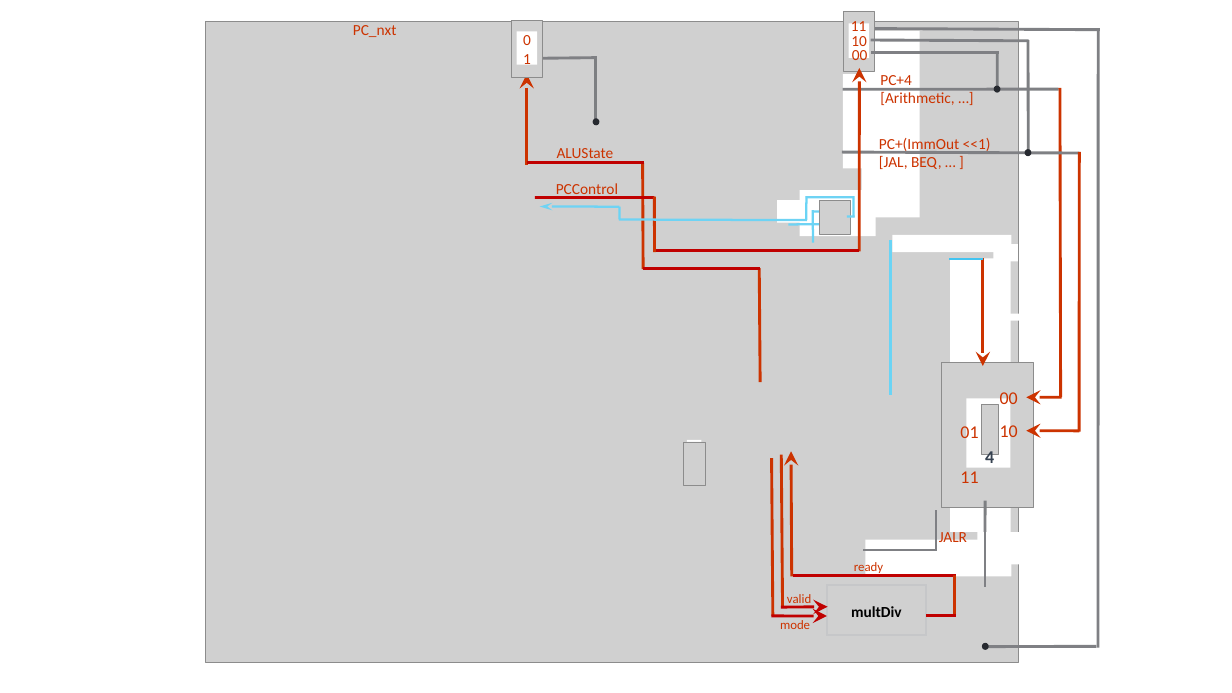
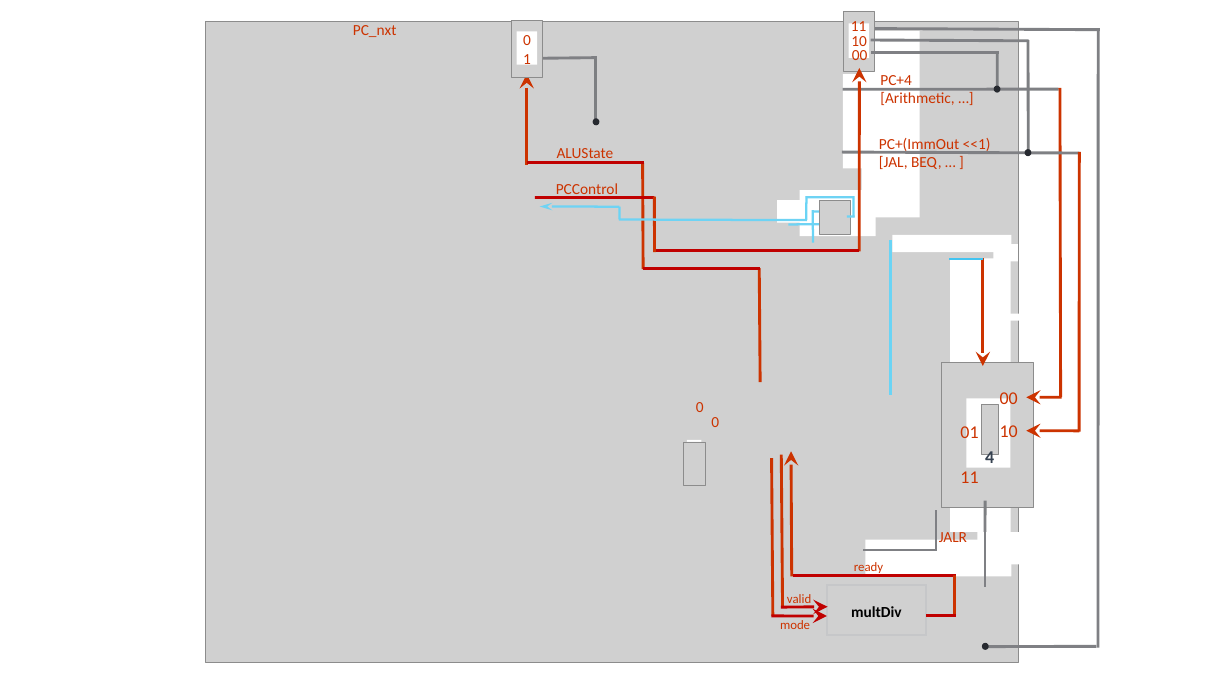
Before and after one commit to tomchean/risc-v_cpu_implement, a slide deck: slide 1 of Architecture.pptx. Drawn at 1232x693 pixels with LibreOffice and Linux fonts; fonts in the diff are those of the drawing; grey boxes stand for pictures. Boxes give left, top, right and bottom in pixels: in the first picture for what was removed or moved away, otherwise in the second. Text is boxed around its words. In the diff, an @@ line names an element or a change of style, - is before the commit and + after.

```diff
--- a/Architecture.pptx
+++ b/Architecture.pptx
@@ text added at (696, 402, 704, 412), 12 pt, text #CC3300 @@
+0
@@ text added at (711, 417, 719, 427), 12 pt, text #CC3300 @@
+0
```
Also in this commit, not shown: 2 slides added, 1 other file.
